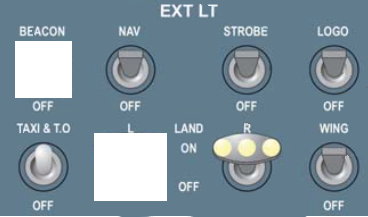
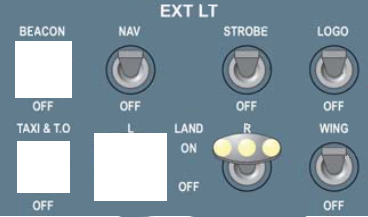
Layer changes from the first 368×217 image to the second:
painted on "Achtergrond" over [17, 141, 70, 193]
